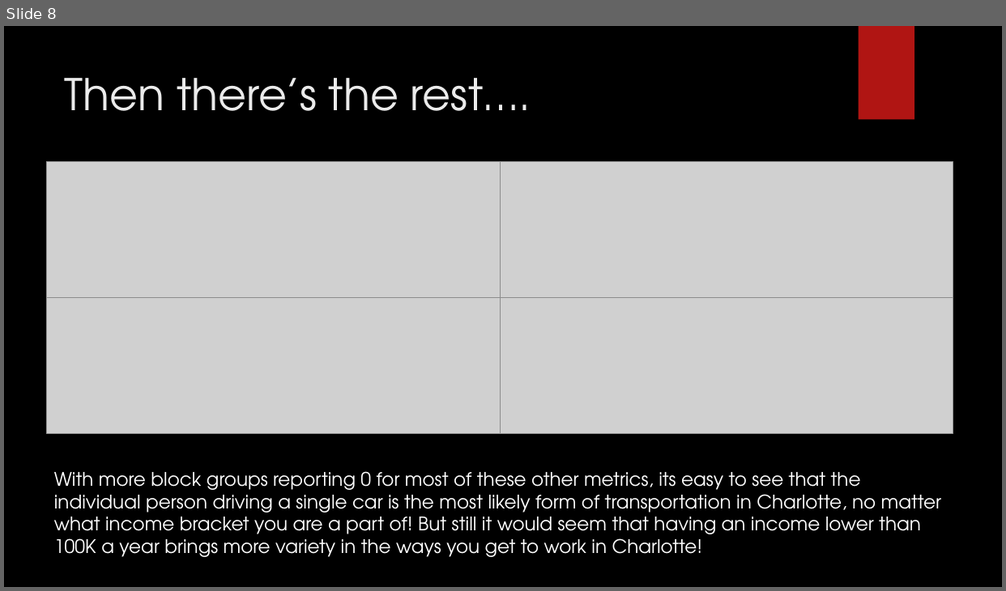
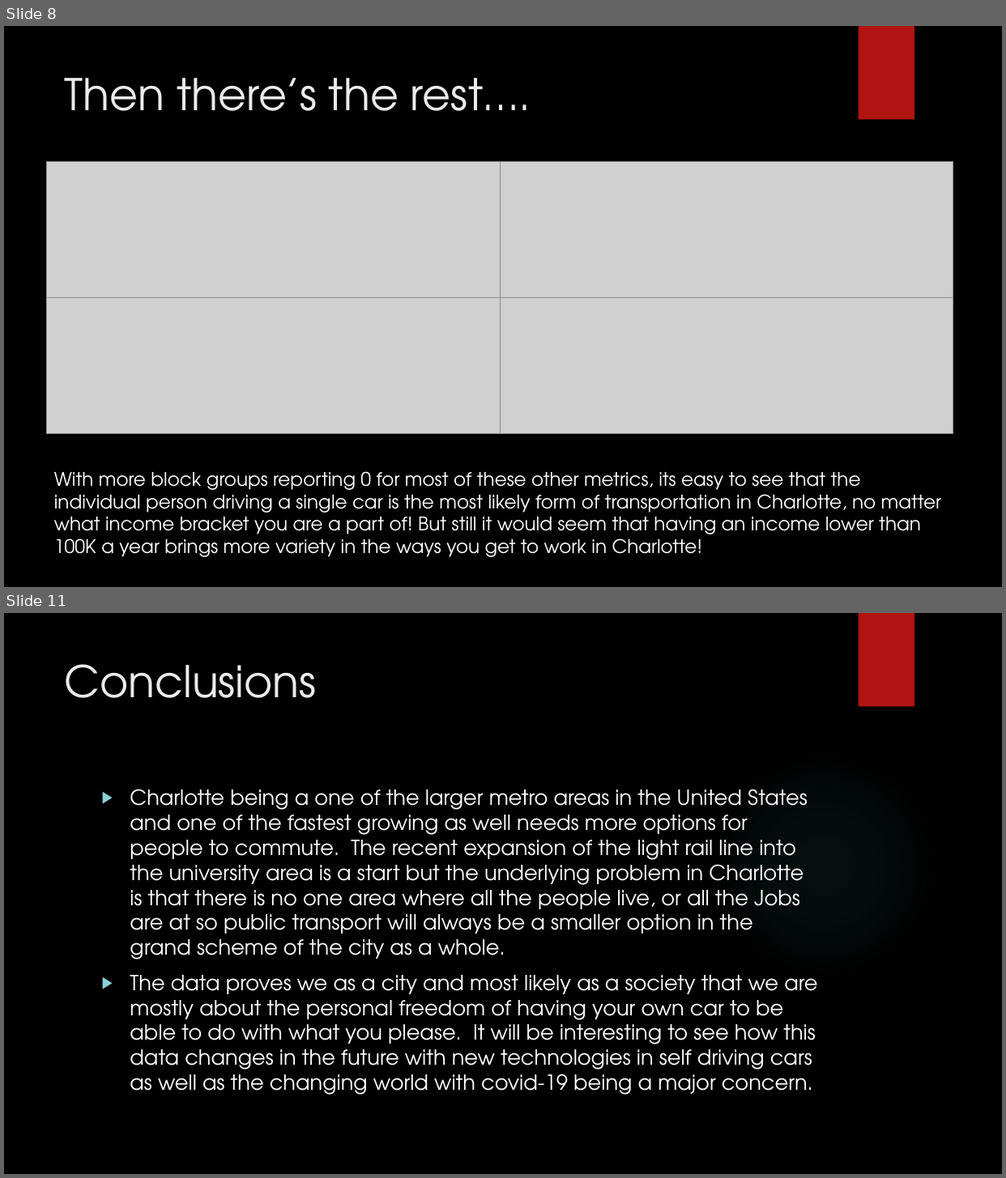
Before and after one commit to Apex8/Charlotte-income-vs-commute-analysis, a slide deck: Presentation.pptx. Shown one above the other, each under a label of ours: slide 8 before the commit, slides 8 and 11 after it; the slides between them are not shown. The pictures are 1006x591 and 1006x1178 pixels, drawn with LibreOffice and Linux fonts; fonts in the diff are those of the drawing; grey boxes stand for pictures; background and template pictures are left out. Boxes give left, top, right and bottom in pixels: in the first picture for what was removed or moved away, otherwise in the second. Text is boxed around its words. In the diff, an @@ line names an element or a change of style, - is before the commit and + after.

```diff
--- a/Presentation.pptx
+++ b/Presentation.pptx
@@ slide 11 added at <box>4,613,1002,1174</box>, background picture (left out); not listed: 2 template elements that a slide beside it also shows @@
@@ title added at <box>65,664,317,698</box>, 42 pt, text #EBEBEB @@
+Conclusions
@@ text added at <box>130,789,817,1095</box>, 20 pt, text #FFFFFF @@
+▶ Charlotte being a one of the larger metro areas in the United States and one of the fastest growing as well needs more options for people to commute. The recent expansion of the light rail line into the university area is a start but the underlying problem in Charlotte is that there is no one area where all the people live, or all the Jobs are at so public transport will always be a smaller option in the grand scheme of the city as a whole.
+▶ The data proves we as a city and most likely as a society that we are mostly about the personal freedom of having your own car to be able to do with what you please. It will be interesting to see how this data changes in the future with new technologies in self driving cars as well as the changing world with covid-19 being a major concern.
```
Also in this commit, not shown: 1 slide changed, 2 other slides added, 6 other files.
